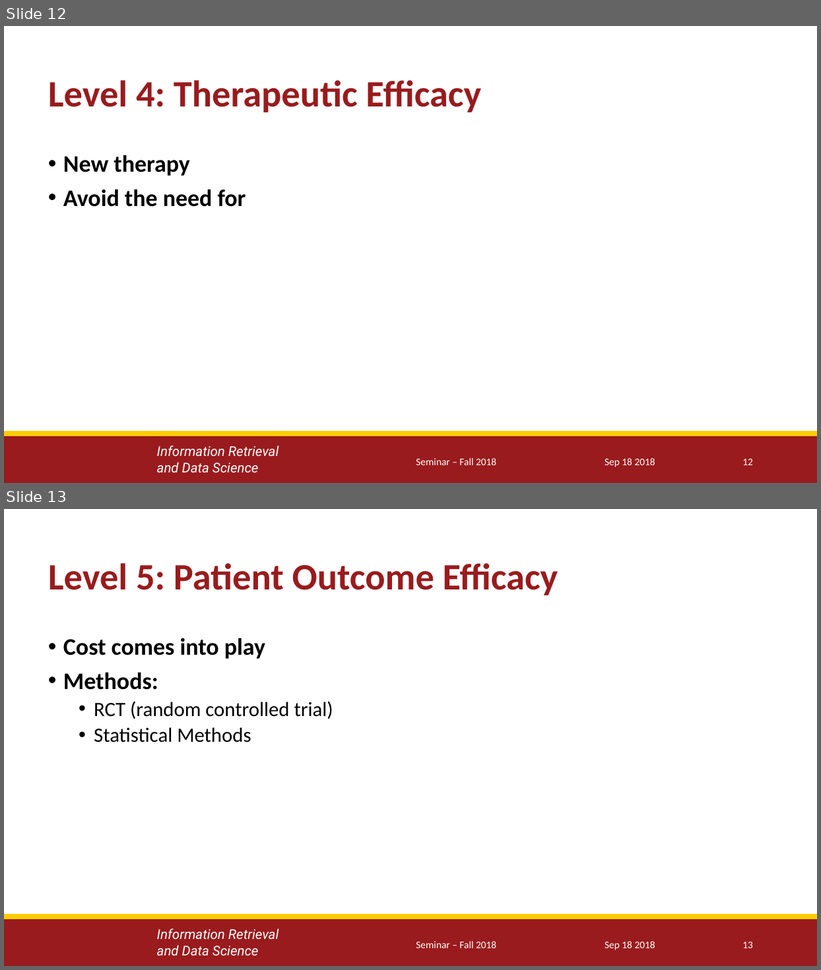
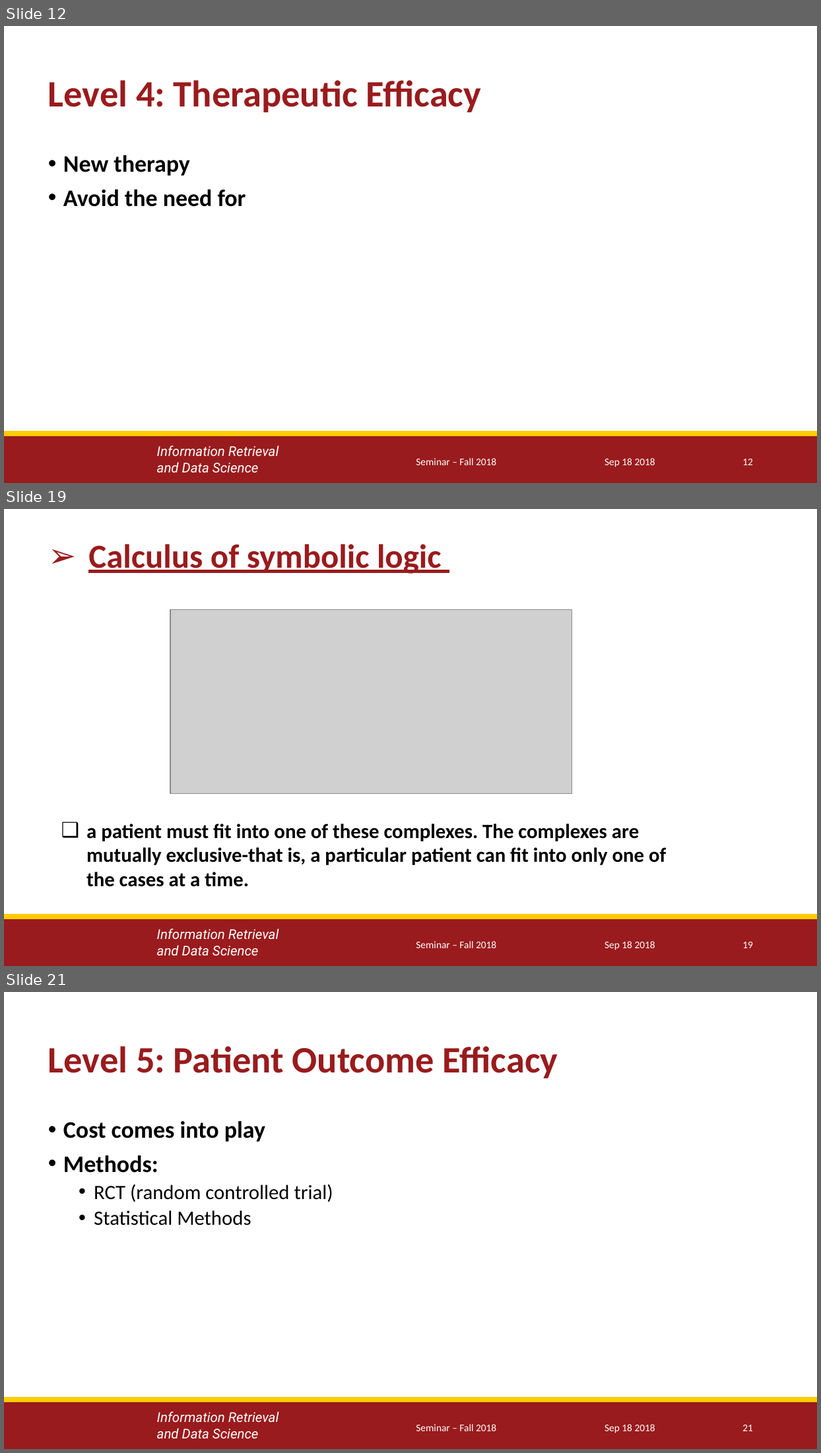
Before and after one commit to yuesOctober/survey, a slide deck: Presentation_1.pptx. Shown one above the other, each under a label of ours: slides 12 and 13 before the commit, slides 12, 19 and 21 after it; the slides between them are not shown. The pictures are 821x970 and 821x1453 pixels, drawn with LibreOffice and Linux fonts; fonts in the diff are those of the drawing; grey boxes stand for pictures; background and template pictures are left out. Boxes give left, top, right and bottom in pixels: in the first picture for what was removed or moved away, otherwise in the second. Text is boxed around its words. In the diff, an @@ line names an element or a change of style, - is before the commit and + after.

```diff
--- a/Presentation_1.pptx
+++ b/Presentation_1.pptx
@@ slide 19 added at [4,509,817,966], background #FFFFFF; not listed: 3 template elements that a slide beside it also shows @@
@@ title added at [88,544,442,574], 29.7 pt, text #991B1D, bold, underline @@
+➢ Calculus of symbolic logic
@@ picture added at [170,610,572,794] @@
@@ text added at [86,824,666,887], 18 pt, text #000000, bold @@
+❑ a patient must fit into one of these complexes. The complexes are mutually exclusive-that is, a particular patient can fit into only one of the cases at a time.
@@ text added at [416,941,496,949], 9 pt, text #FFFFFF @@
+Seminar – Fall 2018
@@ text added at [605,941,655,951], 9 pt, text #FFFFFF @@
+Sep 18 2018
@@ page number added at [743,942,753,949], 9 pt, text #FFFFFF @@
+19
@@ what was slide 13 is now slide 21 @@
@@ page number at [743,1425,753,1432]: text changed @@
-13
+21
```
Also in this commit, not shown: 7 other slides added.
